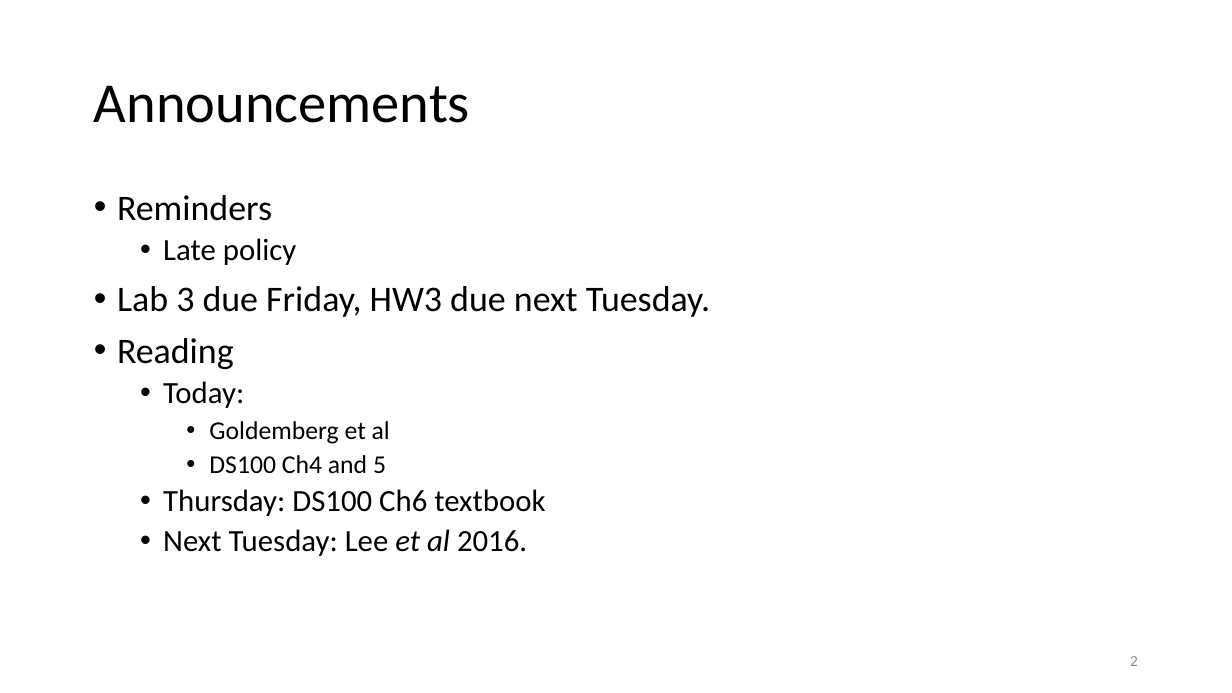
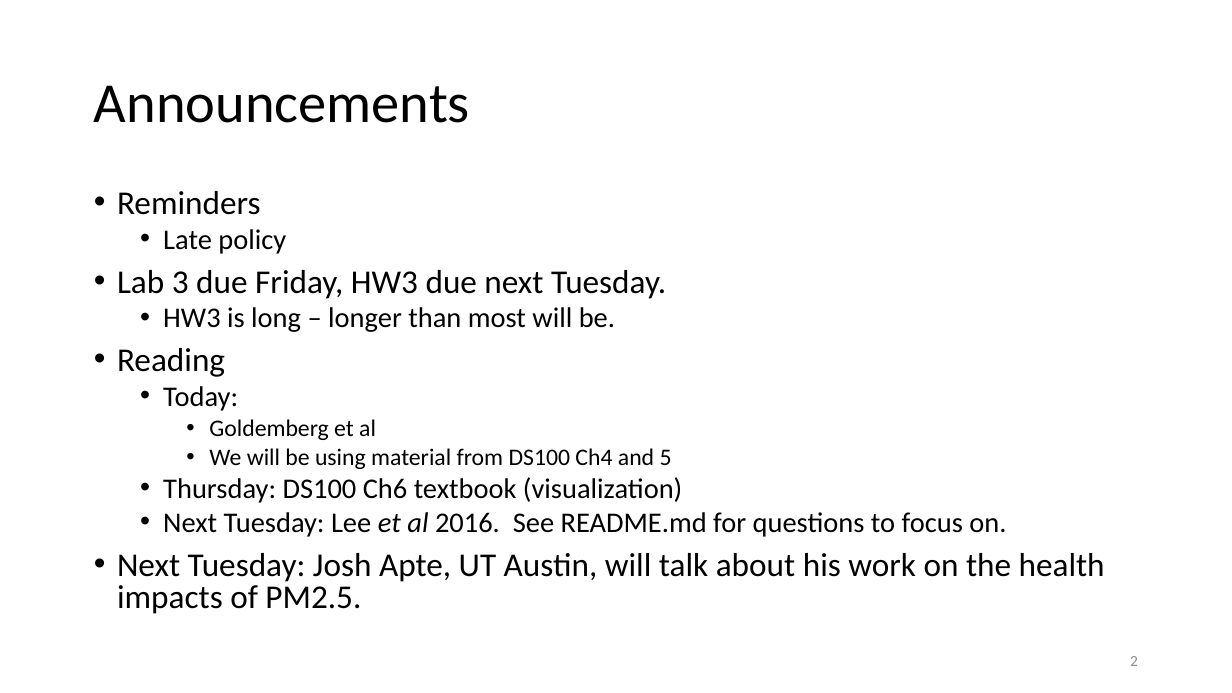
Before and after one commit to joshasuncion/ER-190C, a slide deck: slide 2 of lecture/Lecture 6 Sept 11/6 Data Cleaning, EDA and Energy.pptx. Drawn at 1232x693 pixels with LibreOffice and Linux fonts; fonts in the diff are those of the drawing. Boxes give left, top, right and bottom in pixels: in the first picture for what was removed or moved away, otherwise in the second. Text is boxed around its words. In the diff, an @@ line names an element or a change of style, - is before the commit and + after.

```diff
--- a/lecture/Lecture 6 Sept 11/6 Data Cleaning, EDA and Energy.pptx
+++ b/lecture/Lecture 6 Sept 11/6 Data Cleaning, EDA and Energy.pptx
@@ text at (117, 191, 666, 440): size 28 to 25.9 pt in "Reminders", "Lab 3 due Friday, HW3 due next ...", "Reading"; size 24 to 22.2 pt in "Late policy", "Today:"; size 20 to 18.5 pt in "Goldemberg et al"; line spacing 0.9 to 0.8 @@
@@ text at (163, 307, 615, 332): paragraph added @@
+  • HW3 is long – longer than most will be.
@@ text at (117, 448, 1105, 614): text changed; size 24 to 22.2 pt @@
-    • DS100 Ch4 and 5
-  • Thursday: DS100 Ch6 textbook
-  • Next Tuesday: Lee et al 2016.
+    • We will be using material from DS100 Ch4 and 5
+  • Thursday: DS100 Ch6 textbook (visualization)
+  • Next Tuesday: Lee et al 2016. See README.md for questions to focus on.
+• Next Tuesday: Josh Apte, UT Austin, will talk about his work on the health impacts of PM2.5.
```
Also in this commit, not shown: 8 other slides changed, 1 slide added, 1 slide removed, 3 other files.
